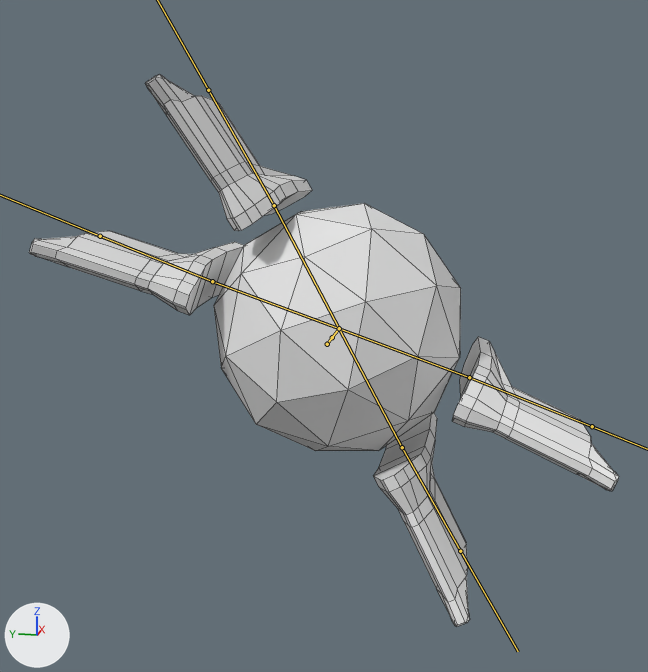
The FBX model Assets/Player/Prototype/playership.fbx as it was, and as the next commit left it.
Before and after are seen from a 50 mm lens placed at (-4.03, -0.73, 0.97), pointed at (-0.04, 0.06, -0.03). Every picture has the same lights, and +X, +Y and +Z are marked at lower left. Both versions are drawn at frame 18 of the action 'PlayerShip|RightRoll'; the numbers are the values there. The bones that bend it are drawn over the model as lines. Mesh edges are drawn as thin lines.

The first picture shows 'Ship'.
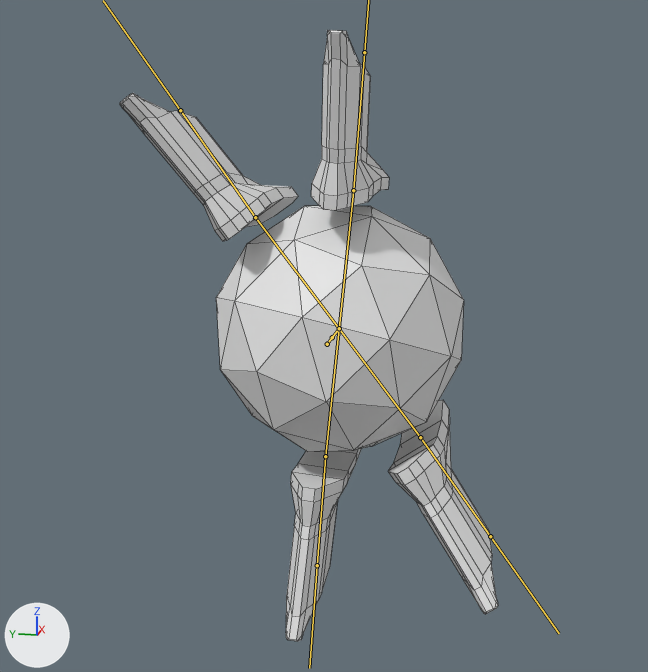
Pixel boxes [x1, y1, x2, y2] of what changed, in the pictures (648 x 672 px):
```json
{"object": "Ship", "change": "posed", "before": [29, 74, 619, 627], "after": [120, 30, 498, 641], "on screen": "36% narrower, 10% taller"}
```

Edits to the scene script, one JSON object a line:
```json
{"block": "bone_body", "where": "bone_body = bpy.data.objects['PlayerShip'].pose.bones['body']  # child of 'root'"}
{"op": "set", "path": "bone_body.rotation_quaternion", "old": "(0.94, 0.0, 0.342, 0.0)", "new": "(0.798, 0.0, 0.603, 0.0)", "note": "degrees (0, 40, 0) -> degrees (0, 74, 0)"}
```
